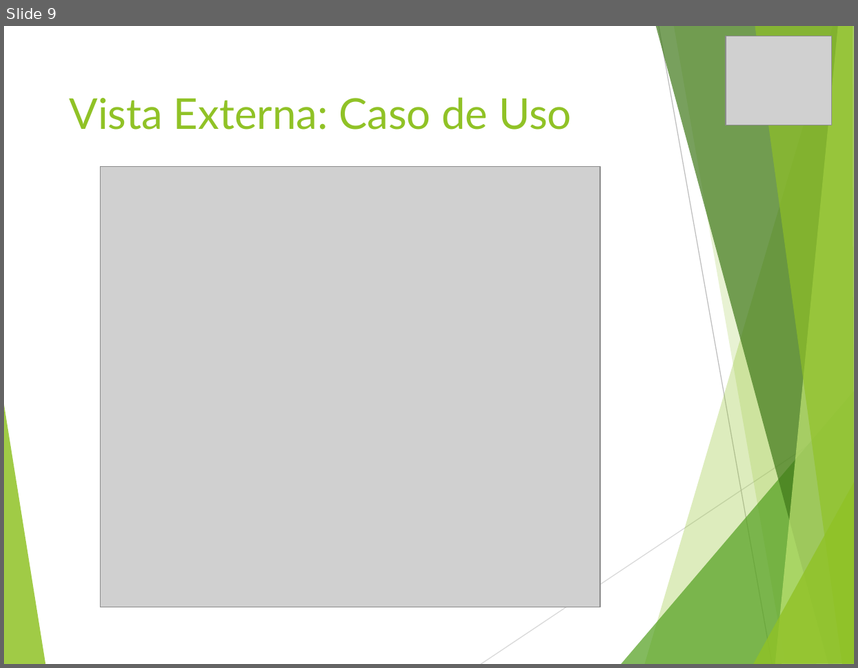
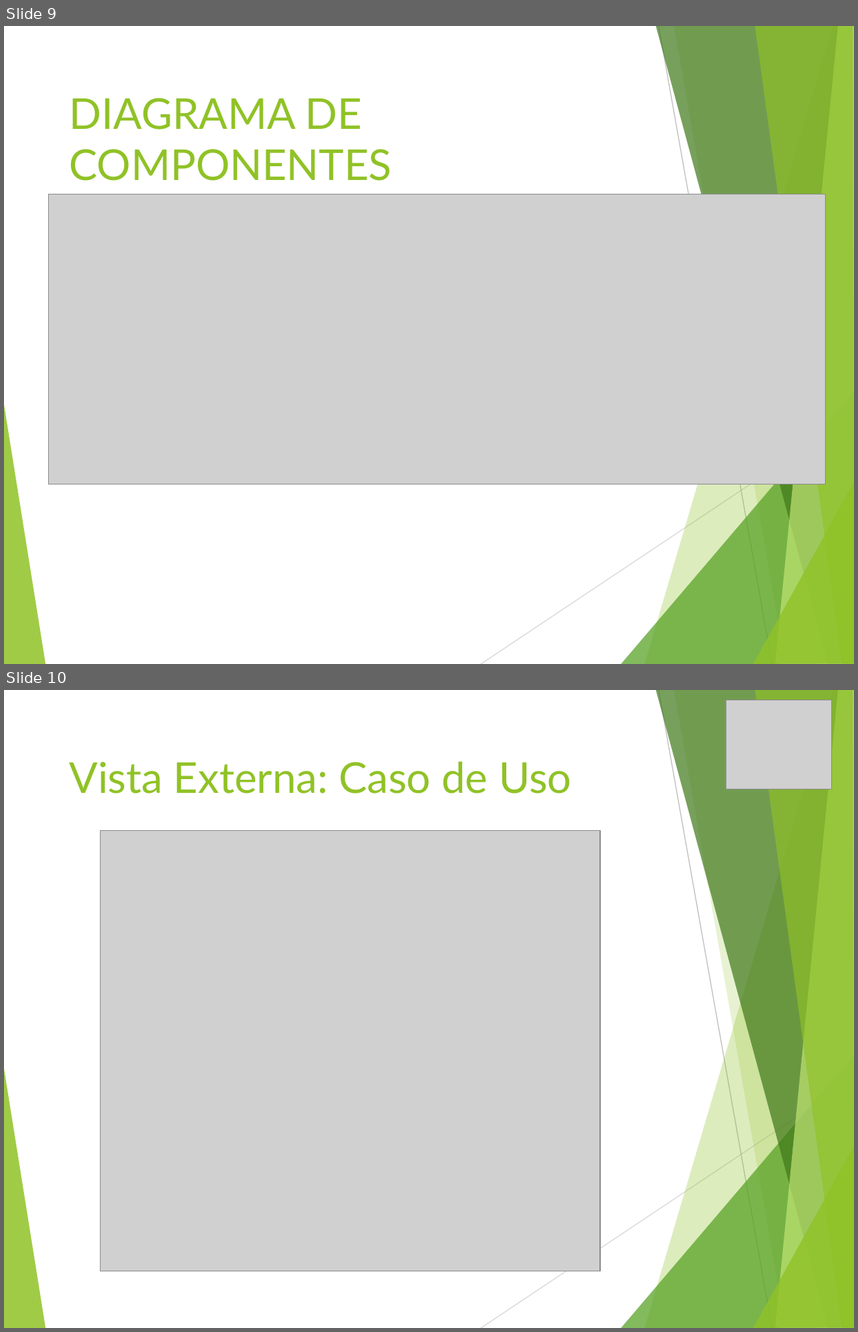
Before and after one commit to vixo23/ING-DE-SOFTWARE, a slide deck: INCREMENTO1/PPTS/PPt Primer incremento scrum++(2).pptx. Shown one above the other, each under a label of ours: slide 9 before the commit, slides 9 and 10 after it. The pictures are 858x668 and 858x1332 pixels, drawn with LibreOffice and Linux fonts; fonts in the diff are those of the drawing; grey boxes stand for pictures. Boxes give left, top, right and bottom in pixels: in the first picture for what was removed or moved away, otherwise in the second. Text is boxed around its words. In the diff, an @@ line names an element or a change of style, - is before the commit and + after.

Commit message:
cambio diagrama de componentes
se cambia diagrama de componente en rama de incremento1 en el word y se agrega en la ppt de presentación

```diff
--- a/INCREMENTO1/PPTS/PPt Primer incremento scrum++(2).pptx
+++ b/INCREMENTO1/PPTS/PPt Primer incremento scrum++(2).pptx
@@ slide 9 added at (4,26,854,664), background #FFFFFF; not listed: 10 template elements that a slide beside it also shows @@
@@ title added at (69,98,392,181), 36 pt, text #90C226 @@
+DIAGRAMA DE COMPONENTES
@@ picture added at (48,194,825,484) @@
@@ what was slide 9 is now slide 10 @@
```
Also in this commit, not shown: 1 other file.
